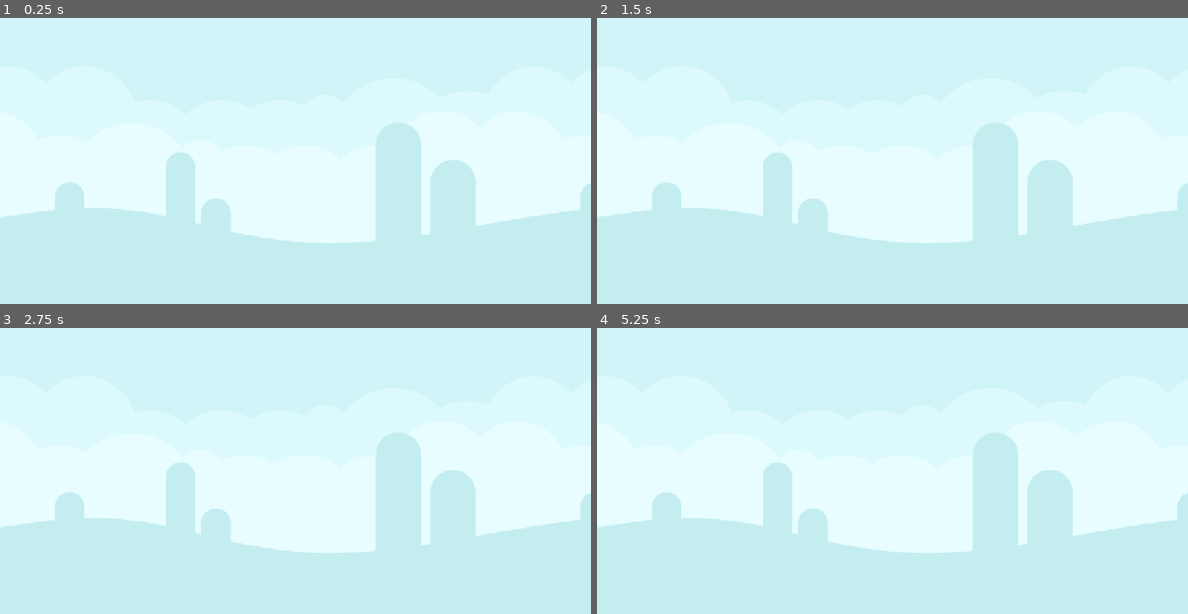
Above: before the commit, frames 1-4 (two rows, left to right).
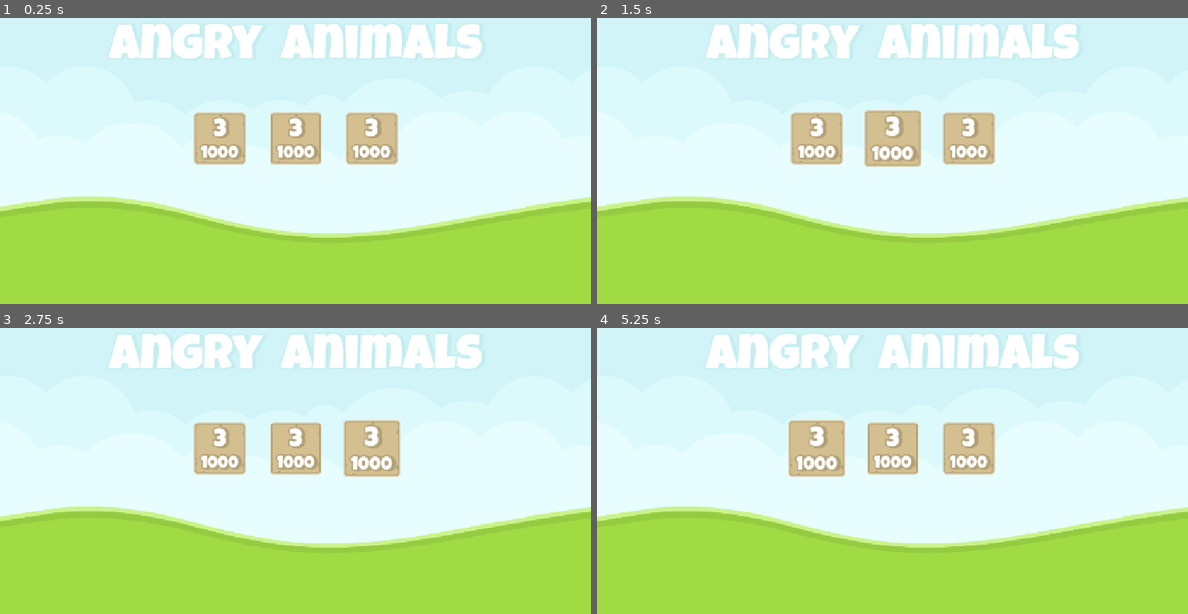
Above: after the commit, the same moments.

Repository: Edwin-Aguirre/Angry-Animals
Game: Godot game, scene res://scenes/main.tscn
Two runs of this game, one before a commit and one after it. Both use one fixed random seed, a clock stepped at 60 frames per second and the inputs below. This scene is started directly instead of the project's main scene.
Inputs (mouse positions are in pixels of both pictures, inside the frame that each line leads up to):
- Up to frame 1 (0.25 s): no input
- Up to frame 2 (1.5 s): click (815, 138) at 0.52 s; click (892, 138) at 1.27 s
- Up to frame 3 (2.75 s): click (372, 448) at 2.02 s
- Up to frame 4 (5.25 s): click (815, 448) at 2.77 s; click (892, 448) at 3.52 s; click (969, 448) at 4.27 s; click (815, 448) at 5.02 s

The runs differ from the first frame. In frame 1, 46% of the frame differs, in the area x 0-100%, y 2-100%; in frame 2, 46%; in frame 3, 46%; in frame 4, 46%.

Commit message:
Added Title Screen

Diff:
--- /dev/null
+++ b/resources/level2_attempt.tres
@@ -0,0 +1,12 @@
+[gd_resource type="LabelSettings" load_steps=2 format=3 uid="uid://1mw0qi1dmah5"]
+
+[ext_resource type="FontFile" uid="uid://im5cv4pr6h4v" path="res://assets/fonts/LuckiestGuy-Regular.ttf" id="1_dkjne"]
+
+[resource]
+font = ExtResource("1_dkjne")
+font_size = 32
+outline_size = 10
+outline_color = Color(0.772549, 0.560784, 0.360784, 1)
+shadow_size = 10
+shadow_color = Color(0.772549, 0.560784, 0.360784, 1)
+shadow_offset = Vector2(5, 1)
--- /dev/null
+++ b/resources/level3_attempt.tres
@@ -0,0 +1,12 @@
+[gd_resource type="LabelSettings" load_steps=2 format=3 uid="uid://b7nd862pbo8dg"]
+
+[ext_resource type="FontFile" uid="uid://im5cv4pr6h4v" path="res://assets/fonts/LuckiestGuy-Regular.ttf" id="1_4adx6"]
+
+[resource]
+font = ExtResource("1_4adx6")
+font_size = 32
+outline_size = 10
+outline_color = Color(0.905882, 0.87451, 0.760784, 1)
+shadow_size = 10
+shadow_color = Color(0.905882, 0.87451, 0.760784, 1)
+shadow_offset = Vector2(5, 1)
--- /dev/null
+++ b/resources/level_button.tres
@@ -0,0 +1,12 @@
+[gd_resource type="LabelSettings" load_steps=2 format=3 uid="uid://bgwwgoyg6mfh"]
+
+[ext_resource type="FontFile" uid="uid://im5cv4pr6h4v" path="res://assets/fonts/LuckiestGuy-Regular.ttf" id="1_5a5ri"]
+
+[resource]
+font = ExtResource("1_5a5ri")
+font_size = 48
+outline_size = 10
+outline_color = Color(0.694118, 0.627451, 0.466667, 1)
+shadow_size = 10
+shadow_color = Color(0.694118, 0.627451, 0.466667, 1)
+shadow_offset = Vector2(5, 1)
--- /dev/null
+++ b/resources/level_button_score_label.tres
@@ -0,0 +1,12 @@
+[gd_resource type="LabelSettings" load_steps=2 format=3 uid="uid://bv8brf6bi0upm"]
+
+[ext_resource type="FontFile" uid="uid://im5cv4pr6h4v" path="res://assets/fonts/LuckiestGuy-Regular.ttf" id="1_pxc32"]
+
+[resource]
+font = ExtResource("1_pxc32")
+font_size = 32
+outline_size = 10
+outline_color = Color(0.694118, 0.627451, 0.466667, 1)
+shadow_size = 10
+shadow_color = Color(0.694118, 0.627451, 0.466667, 1)
+shadow_offset = Vector2(5, 1)
--- /dev/null
+++ b/resources/title.tres
@@ -0,0 +1,12 @@
+[gd_resource type="LabelSettings" load_steps=2 format=3 uid="uid://dh62btpwxp28"]
+
+[ext_resource type="FontFile" uid="uid://im5cv4pr6h4v" path="res://assets/fonts/LuckiestGuy-Regular.ttf" id="1_37il8"]
+
+[resource]
+font = ExtResource("1_37il8")
+font_size = 96
+outline_size = 10
+outline_color = Color(0.768627, 0.929412, 0.941176, 1)
+shadow_size = 10
+shadow_color = Color(0.768627, 0.929412, 0.941176, 1)
+shadow_offset = Vector2(5, 1)
--- /dev/null
+++ b/scenes/level_1.tscn
@@ -0,0 +1,9 @@
+[gd_scene load_steps=3 format=3 uid="uid://bnsd660ypyg42"]
+
+[ext_resource type="PackedScene" uid="uid://do804pl5enoe4" path="res://scenes/level_base.tscn" id="1_014kd"]
+[ext_resource type="PackedScene" uid="uid://cf0evea2qcwbw" path="res://scenes/cup.tscn" id="2_bswci"]
+
+[node name="Level1" instance=ExtResource("1_014kd")]
+
+[node name="Cup" parent="." index="4" instance=ExtResource("2_bswci")]
+position = Vector2(357, 397)
--- /dev/null
+++ b/scenes/level_2.tscn
@@ -0,0 +1,28 @@
+[gd_scene load_steps=5 format=3 uid="uid://b55y4fh0ijpvn"]
+
+[ext_resource type="PackedScene" uid="uid://do804pl5enoe4" path="res://scenes/level_base.tscn" id="1_3bmlt"]
+[ext_resource type="Texture2D" uid="uid://bsddum3jsn8s4" path="res://assets/backgrounds/colored_shroom.png" id="2_jm1iu"]
+[ext_resource type="LabelSettings" uid="uid://1mw0qi1dmah5" path="res://resources/level2_attempt.tres" id="3_pbc48"]
+[ext_resource type="PackedScene" uid="uid://cf0evea2qcwbw" path="res://scenes/cup.tscn" id="4_eqxsl"]
+
+[node name="Level2" instance=ExtResource("1_3bmlt")]
+
+[node name="Background" parent="Background" index="0"]
+texture = ExtResource("2_jm1iu")
+
+[node name="Background2" parent="Background" index="1"]
+texture = ExtResource("2_jm1iu")
+
+[node name="LevelLabel" parent="CanvasLayer/GameUI/MarginContainer/VBLevelInfo" index="0"]
+label_settings = ExtResource("3_pbc48")
+
+[node name="AttemptLabel" parent="CanvasLayer/GameUI/MarginContainer/VBLevelInfo" index="1"]
+label_settings = ExtResource("3_pbc48")
+
+[node name="Cup" parent="." index="4" instance=ExtResource("4_eqxsl")]
+position = Vector2(394, 421)
+
+[node name="Cup2" parent="." index="5" instance=ExtResource("4_eqxsl")]
+position = Vector2(661, 324)
+
+[editable path="CanvasLayer/GameUI"]
--- /dev/null
+++ b/scenes/level_3.tscn
@@ -0,0 +1,31 @@
+[gd_scene load_steps=5 format=3 uid="uid://dpxplow1fvdae"]
+
+[ext_resource type="PackedScene" uid="uid://do804pl5enoe4" path="res://scenes/level_base.tscn" id="1_70nk6"]
+[ext_resource type="Texture2D" uid="uid://cgb6l7tyry6y" path="res://assets/backgrounds/colored_desert.png" id="2_h23n6"]
+[ext_resource type="LabelSettings" uid="uid://b7nd862pbo8dg" path="res://resources/level3_attempt.tres" id="3_uwxec"]
+[ext_resource type="PackedScene" uid="uid://cf0evea2qcwbw" path="res://scenes/cup.tscn" id="4_1pn4d"]
+
+[node name="Level3" instance=ExtResource("1_70nk6")]
+
+[node name="Background" parent="Background" index="0"]
+texture = ExtResource("2_h23n6")
+
+[node name="Background2" parent="Background" index="1"]
+texture = ExtResource("2_h23n6")
+
+[node name="LevelLabel" parent="CanvasLayer/GameUI/MarginContainer/VBLevelInfo" index="0"]
+label_settings = ExtResource("3_uwxec")
+
+[node name="AttemptLabel" parent="CanvasLayer/GameUI/MarginContainer/VBLevelInfo" index="1"]
+label_settings = ExtResource("3_uwxec")
+
+[node name="Cup" parent="." index="4" instance=ExtResource("4_1pn4d")]
+position = Vector2(348, 444)
+
+[node name="Cup2" parent="." index="5" instance=ExtResource("4_1pn4d")]
+position = Vector2(618, 262)
+
+[node name="Cup3" parent="." index="6" instance=ExtResource("4_1pn4d")]
+position = Vector2(1000, 470)
+
+[editable path="CanvasLayer/GameUI"]
--- a/scenes/level_base.tscn
+++ b/scenes/level_base.tscn
@@ -1,9 +1,8 @@
-[gd_scene load_steps=6 format=3 uid="uid://do804pl5enoe4"]
+[gd_scene load_steps=5 format=3 uid="uid://do804pl5enoe4"]
 
 [ext_resource type="Texture2D" uid="uid://d13sttvpptfc8" path="res://assets/backgrounds/colored_grass.png" id="1_548ah"]
 [ext_resource type="Script" uid="uid://1a4s2gnxay5g" path="res://scripts/level_base.gd" id="1_bkdr1"]
 [ext_resource type="PackedScene" uid="uid://de7lgt0gd6xv1" path="res://scenes/water.tscn" id="3_bkdr1"]
-[ext_resource type="PackedScene" uid="uid://cf0evea2qcwbw" path="res://scenes/cup.tscn" id="4_58o6h"]
 [ext_resource type="PackedScene" uid="uid://bwqpofjyth5iw" path="res://scenes/game_ui.tscn" id="5_8rhjg"]
 
 [node name="LevelBase" type="Node2D"]
@@ -27,12 +26,6 @@
 [node name="Water" parent="." instance=ExtResource("3_bkdr1")]
 position = Vector2(0, 650)
 
-[node name="Cup" parent="." instance=ExtResource("4_58o6h")]
-position = Vector2(418, 463)
-
-[node name="Cup2" parent="." instance=ExtResource("4_58o6h")]
-position = Vector2(634, 365)
-
 [node name="CanvasLayer" type="CanvasLayer" parent="."]
 
 [node name="GameUI" parent="CanvasLayer" instance=ExtResource("5_8rhjg")]
--- /dev/null
+++ b/scenes/level_button.tscn
@@ -0,0 +1,51 @@
+[gd_scene load_steps=5 format=3 uid="uid://dywkg1simgs5b"]
+
+[ext_resource type="Texture2D" uid="uid://doflre03uwbci" path="res://assets/ui/panel_beige.png" id="1_hrusj"]
+[ext_resource type="LabelSettings" uid="uid://bgwwgoyg6mfh" path="res://resources/level_button.tres" id="2_6g3el"]
+[ext_resource type="Script" uid="uid://cgm538ltou81w" path="res://scripts/level_button.gd" id="2_ium1h"]
+[ext_resource type="LabelSettings" uid="uid://bv8brf6bi0upm" path="res://resources/level_button_score_label.tres" id="3_ium1h"]
+
+[node name="LevelButton" type="TextureButton"]
+anchors_preset = 8
+anchor_left = 0.5
+anchor_top = 0.5
+anchor_right = 0.5
+anchor_bottom = 0.5
+offset_left = -50.0
+offset_top = -50.0
+offset_right = 50.0
+offset_bottom = 50.0
+grow_horizontal = 2
+grow_vertical = 2
+pivot_offset = Vector2(50, 50)
+texture_normal = ExtResource("1_hrusj")
+script = ExtResource("2_ium1h")
+
+[node name="MarginContainer" type="MarginContainer" parent="."]
+layout_mode = 1
+anchors_preset = 15
+anchor_right = 1.0
+anchor_bottom = 1.0
+grow_horizontal = 2
+grow_vertical = 2
+theme_override_constants/margin_top = 12
+
+[node name="VBoxContainer" type="VBoxContainer" parent="MarginContainer"]
+layout_mode = 2
+
+[node name="LevelLabel" type="Label" parent="MarginContainer/VBoxContainer"]
+layout_mode = 2
+text = "3"
+label_settings = ExtResource("2_6g3el")
+horizontal_alignment = 1
+vertical_alignment = 1
+
+[node name="ScoreLabel" type="Label" parent="MarginContainer/VBoxContainer"]
+layout_mode = 2
+text = "1000"
+label_settings = ExtResource("3_ium1h")
+horizontal_alignment = 1
+vertical_alignment = 1
+
+[connection signal="mouse_entered" from="." to="." method="_on_mouse_entered"]
+[connection signal="mouse_exited" from="." to="." method="_on_mouse_exited"]
--- a/scenes/main.tscn
+++ b/scenes/main.tscn
@@ -1,6 +1,9 @@
-[gd_scene load_steps=2 format=3 uid="uid://dr2aibyqbb6ky"]
+[gd_scene load_steps=5 format=3 uid="uid://dr2aibyqbb6ky"]
 
-[ext_resource type="Texture2D" uid="uid://c3yvveu8by3bh" path="res://assets/backgrounds/blue_grass.png" id="1_jyhfs"]
+[ext_resource type="Texture2D" uid="uid://da4tmsque33b5" path="res://assets/backgrounds/colored_land.png" id="1_sugp2"]
+[ext_resource type="PackedScene" uid="uid://dywkg1simgs5b" path="res://scenes/level_button.tscn" id="2_jyhfs"]
+[ext_resource type="LabelSettings" uid="uid://dh62btpwxp28" path="res://resources/title.tres" id="3_sugp2"]
+[ext_resource type="AudioStream" uid="uid://doxf57aatxmv2" path="res://assets/audio/birdsong.wav" id="4_jyhfs"]
 
 [node name="Main" type="Control"]
 layout_mode = 3
@@ -14,10 +17,53 @@
 
 [node name="Background" type="Sprite2D" parent="Background"]
 position = Vector2(0, -170)
-texture = ExtResource("1_jyhfs")
+texture = ExtResource("1_sugp2")
 centered = false
 
 [node name="Background2" type="Sprite2D" parent="Background"]
 position = Vector2(1024, -170)
-texture = ExtResource("1_jyhfs")
+texture = ExtResource("1_sugp2")
 centered = false
+
+[node name="HBoxContainer" type="HBoxContainer" parent="."]
+layout_mode = 1
+anchors_preset = 8
+anchor_left = 0.5
+anchor_top = 0.5
+anchor_right = 0.5
+anchor_bottom = 0.5
+offset_left = -20.0
+offset_top = -20.0
+offset_right = 20.0
+offset_bottom = 20.0
+grow_horizontal = 2
+grow_vertical = 2
+theme_override_constants/separation = 48
+
+[node name="LevelButton" parent="HBoxContainer" instance=ExtResource("2_jyhfs")]
+layout_mode = 2
+
+[node name="LevelButton2" parent="HBoxContainer" instance=ExtResource("2_jyhfs")]
+layout_mode = 2
+
+[node name="LevelButton3" parent="HBoxContainer" instance=ExtResource("2_jyhfs")]
+layout_mode = 2
+
+[node name="MarginContainer" type="MarginContainer" parent="."]
+layout_mode = 1
+anchors_preset = 10
+anchor_right = 1.0
+grow_horizontal = 2
+theme_override_constants/margin_top = 100
+
+[node name="TitleLabel" type="Label" parent="MarginContainer"]
+layout_mode = 2
+size_flags_horizontal = 4
+size_flags_vertical = 0
+text = "Angry  Animals"
+label_settings = ExtResource("3_sugp2")
+
+[node name="Music" type="AudioStreamPlayer" parent="."]
+stream = ExtResource("4_jyhfs")
+volume_db = -20.0
+autoplay = true
--- /dev/null
+++ b/scripts/level_button.gd
@@ -0,0 +1,17 @@
+extends TextureButton
+
+
+@onready var level_button: TextureButton = $"."
+
+
+# Called when the node enters the scene tree for the first time.
+func _ready() -> void:
+	pass
+
+
+func _on_mouse_entered() -> void:
+	scale = Vector2(1.1,1.1)
+
+
+func _on_mouse_exited() -> void:
+	scale = Vector2(1,1)
Not shown, changed: assets/audio/birdsong.wav.import
Not shown, added: scripts/level_button.gd.uid
